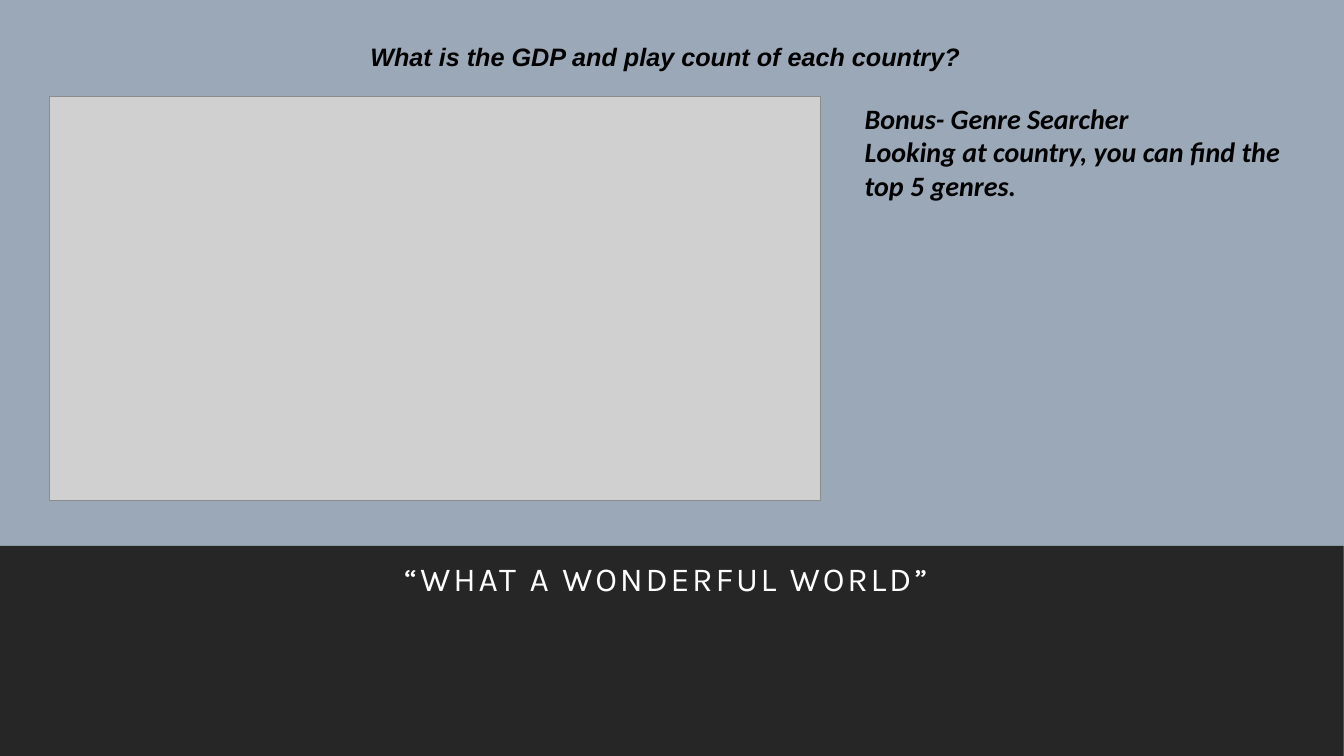
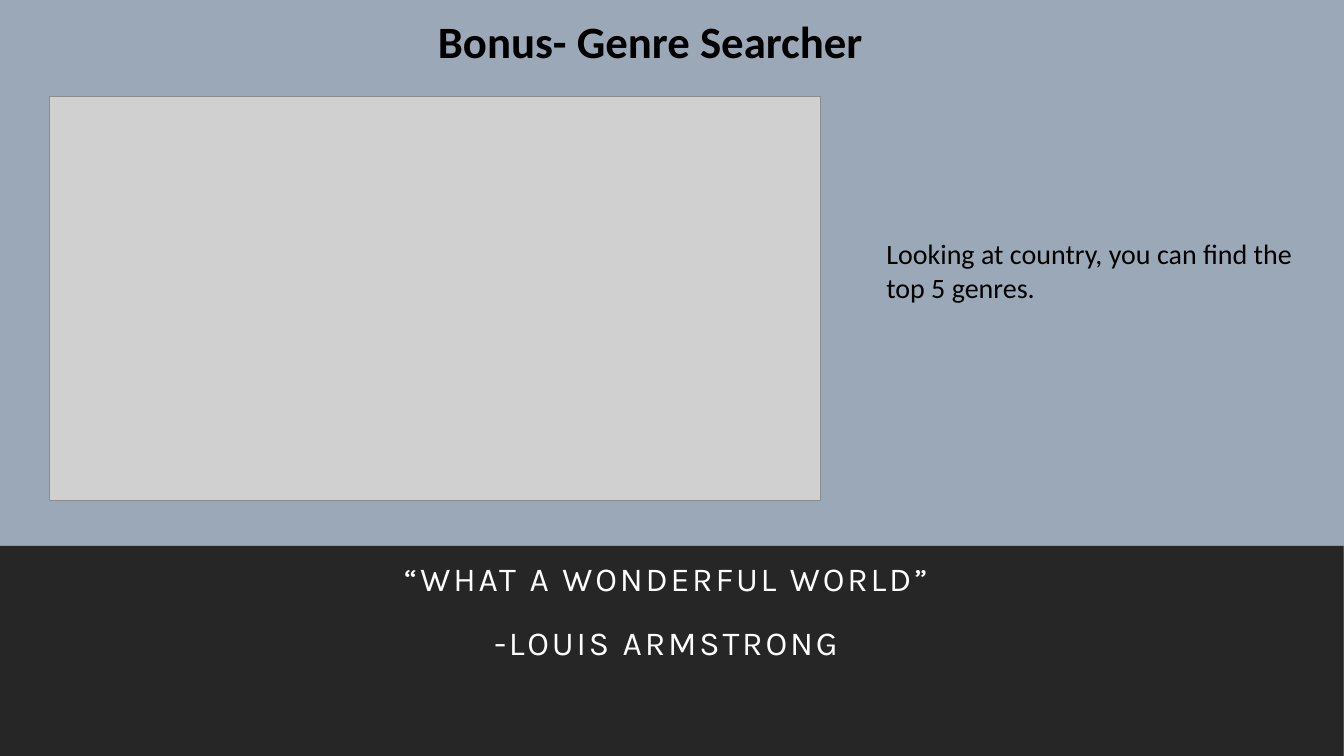
Before and after one commit to kidik425/07-Project_1, a slide deck: slide 13 of The Eff {Strings} Project 1 Presentation.pptx (slide 12 before the commit). Drawn at 1344x756 pixels with LibreOffice and Linux fonts; fonts in the diff are those of the drawing; grey boxes stand for pictures. Boxes give left, top, right and bottom in pixels: in the first picture for what was removed or moved away, otherwise in the second. Text is boxed around its words. In the diff, an @@ line names an element or a change of style, - is before the commit and + after.

```diff
--- a/The Eff {Strings} Project 1 Presentation.pptx
+++ b/The Eff {Strings} Project 1 Presentation.pptx
@@ text at box(438, 26, 862, 59): text changed; size 18 to 32 pt; font Arial to Calibri; italic off @@
-What is the GDP and play count of each country?
+Bonus- Genre Searcher
@@ text at box(865, 109, 1128, 129): paragraph removed @@
-Bonus- Genre Searcher
@@ text "Looking at country, you can ...": place and size @@
-text "Looking at country, you can ..." at box(865, 109, 1280, 201)
+text "Looking at country, you can ..." at box(886, 244, 1292, 303)
@@ text "Looking at country, you can ..." at box(886, 244, 1292, 303): bold off, italic off @@
@@ subtitle at box(494, 633, 838, 656): paragraph added @@
+-LOUIS ARMSTRONG
```
Also in this commit, not shown: 12 other slides changed, 2 slides added, 2 other files.
